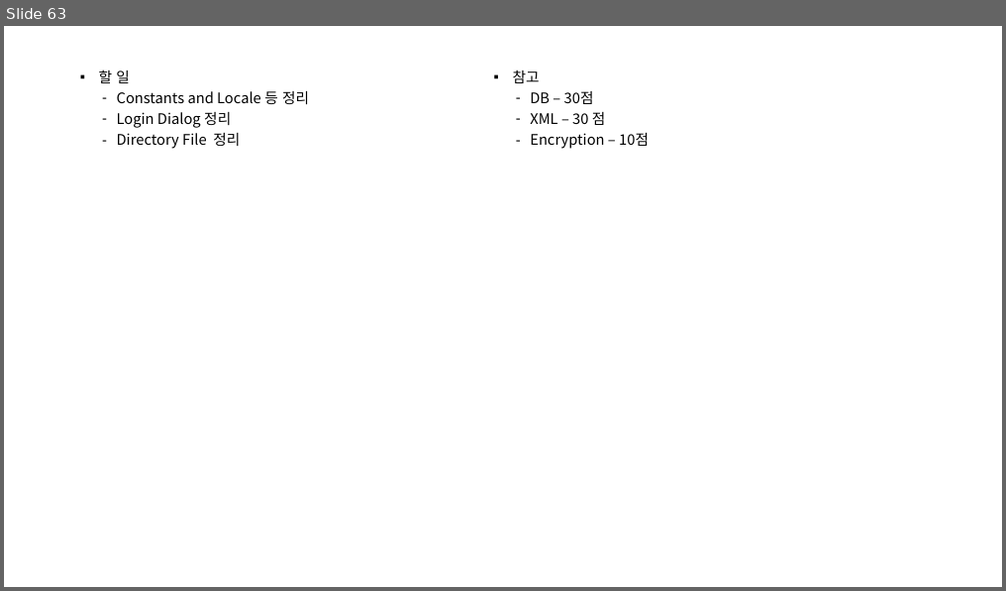
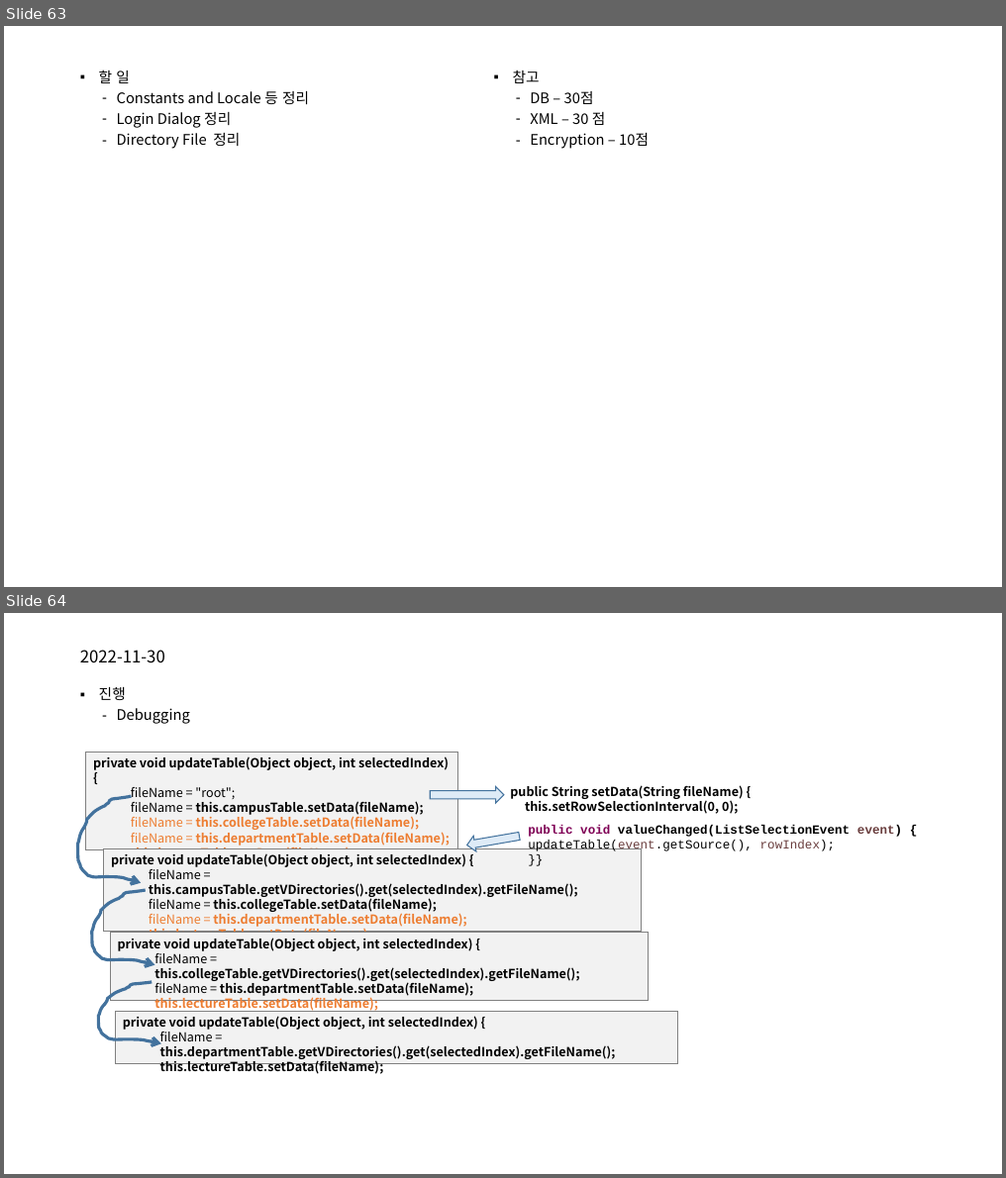
Before and after one commit to mjuclass/202202, a slide deck: SugangSincheong-B/객체지향프로그래밍-B.pptx. Shown one above the other, each under a label of ours: slide 63 before the commit, slides 63 and 64 after it. The pictures are 1006x591 and 1006x1178 pixels, drawn with LibreOffice and Linux fonts; fonts in the diff are those of the drawing. Boxes give left, top, right and bottom in pixels: in the first picture for what was removed or moved away, otherwise in the second. Text is boxed around its words. In the diff, an @@ line names an element or a change of style, - is before the commit and + after.

```diff
--- a/SugangSincheong-B/객체지향프로그래밍-B.pptx
+++ b/SugangSincheong-B/객체지향프로그래밍-B.pptx
@@ slide 64 added at <box>4,613,1002,1174</box>, background #FFFFFF @@
@@ title added at <box>80,650,165,663</box>, 16 pt, text #000000 @@
+2022-11-30
@@ text added at <box>99,687,190,724</box>, 14 pt, text #000000 @@
+▪ 진행
+  – Debugging
@@ rectangle added at <box>85,752,457,850</box>, fill #F2F2F2, outline #808080 0.75 pt, 12 pt, text #ED7D31, bold @@
+private void updateTable(Object object, int selectedIndex) {
+  fileName = "root";
+  fileName = this.campusTable.setData(fileName);
+  fileName = this.collegeTable.setData(fileName);
+  fileName = this.departmentTable.setData(fileName);
+  this.lectureTable.setData(fileName);
@@ right arrow added at <box>430,786,504,803</box>, fill #DEEBF7, outline #43739E 1 pt @@
@@ text added at <box>510,785,744,814</box>, 12 pt, text #000000, bold @@
+public String setData(String fileName) {
+this.setRowSelectionInterval(0, 0);
@@ freeform shape added at <box>78,796,141,883</box>, outline #43739E 3 pt @@
@@ rectangle added at <box>104,849,642,932</box>, fill #F2F2F2, outline #808080 0.75 pt, 12 pt, text #000000, bold @@
+private void updateTable(Object object, int selectedIndex) {
+  fileName = this.campusTable.getVDirectories().get(selectedIndex).getFileName();
+  fileName = this.collegeTable.setData(fileName);
+  fileName = this.departmentTable.setData(fileName);
+  this.lectureTable.setData(fileName);
@@ right arrow added at <box>465,829,521,854</box>, fill #DEEBF7, outline #43739E 1 pt @@
@@ text added at <box>528,825,902,853</box>, 12 pt, text #000000, bold @@
+public void valueChanged(ListSelectionEvent event) {
+updateTable(event.getSource(), rowIndex);
+}}
@@ freeform shape added at <box>91,890,154,964</box>, outline #43739E 3 pt @@
@@ rectangle added at <box>110,933,648,1001</box>, fill #F2F2F2, outline #808080 0.75 pt, 12 pt, text #000000, bold @@
+private void updateTable(Object object, int selectedIndex) {
+  fileName = this.collegeTable.getVDirectories().get(selectedIndex).getFileName();
+  fileName = this.departmentTable.setData(fileName);
+  this.lectureTable.setData(fileName);
@@ freeform shape added at <box>98,982,161,1045</box>, outline #43739E 3 pt @@
@@ rectangle added at <box>116,1011,678,1064</box>, fill #F2F2F2, outline #808080 0.75 pt, 12 pt, text #000000, bold @@
+private void updateTable(Object object, int selectedIndex) {
+  fileName = this.departmentTable.getVDirectories().get(selectedIndex).getFileName();
+  this.lectureTable.setData(fileName);
```
Also in this commit, not shown: 1 other slide added, 15 other files.
